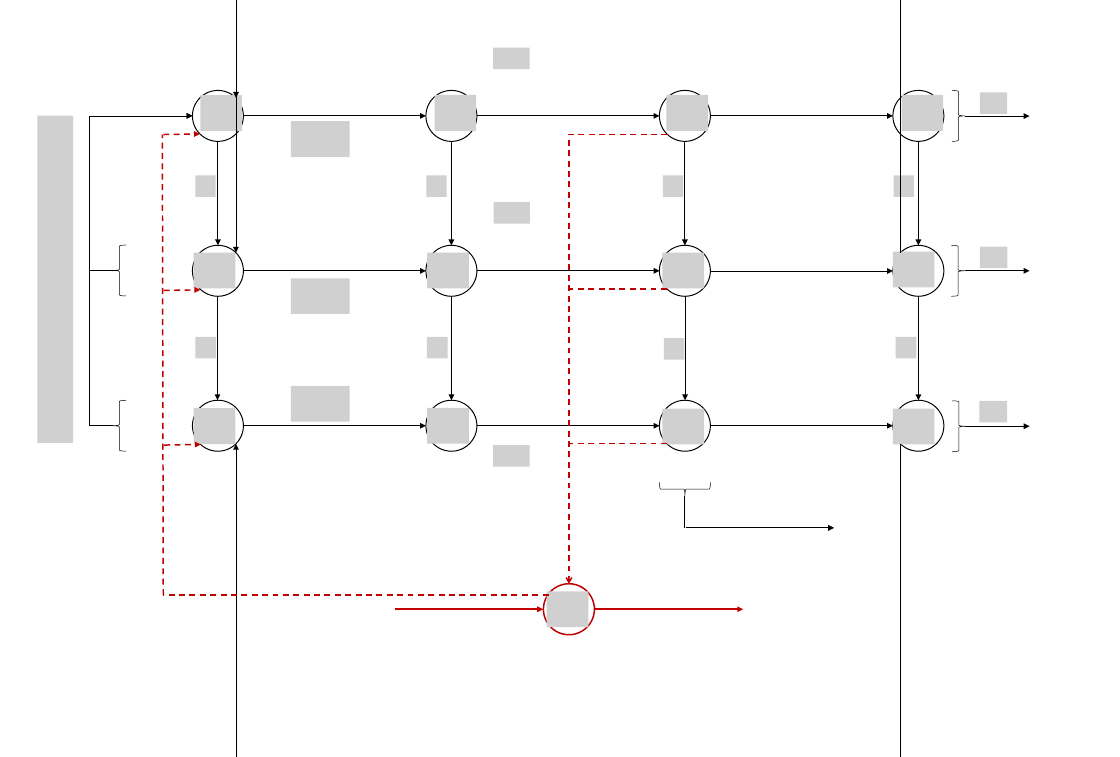
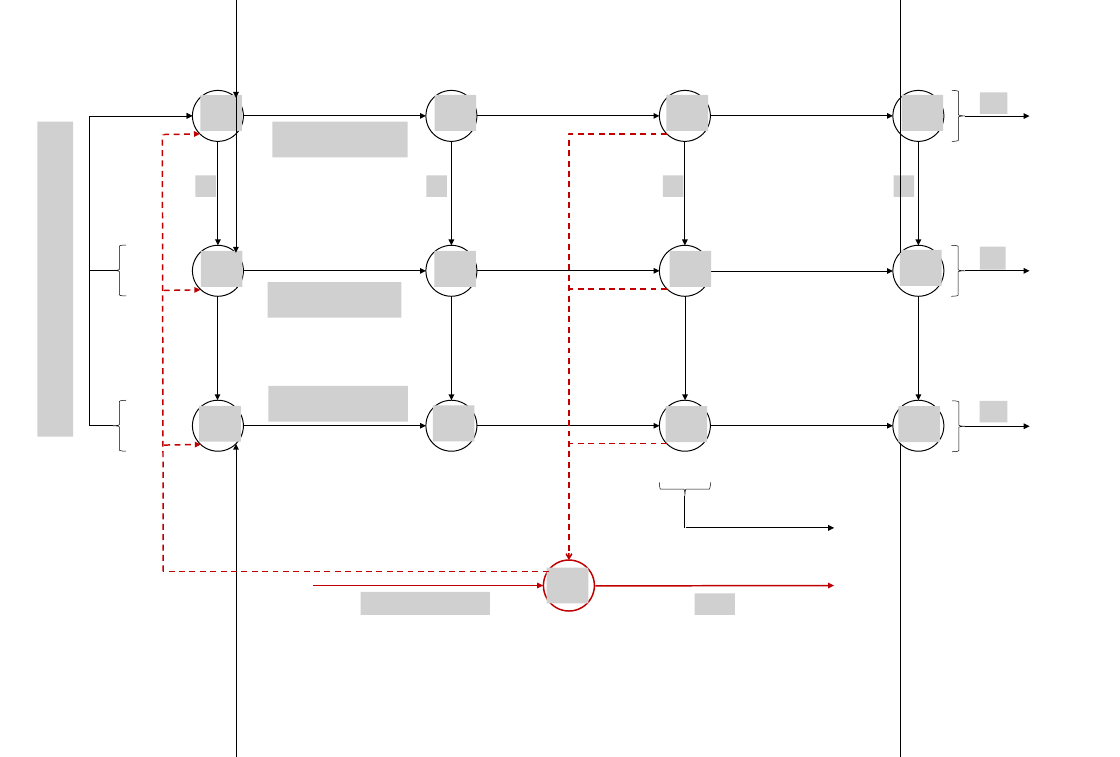
Before and after one commit to bClemot-Sc/msc-epidemiology-project, a slide deck: slide 1 of Schéma MEPI modifications.pptx. Drawn at 1120x757 pixels with LibreOffice and Linux fonts; fonts in the diff are those of the drawing; grey boxes stand for pictures; background and template pictures are left out. Boxes give left, top, right and bottom in pixels: in the first picture for what was removed or moved away, otherwise in the second. Text is boxed around its words. In the diff, an @@ line names an element or a change of style, - is before the commit and + after.

```diff
--- a/Schéma MEPI modifications.pptx
+++ b/Schéma MEPI modifications.pptx
@@ picture removed at (x1=494, y1=48, x2=530, y2=69) @@
@@ picture resized from (x1=38, y1=116, x2=74, y2=443) to (x1=37, y1=122, x2=73, y2=437) @@
@@ line moved from (164, 595) - (162, 134) to (164, 572) - (162, 134) @@
@@ picture resized from (x1=291, y1=122, x2=350, y2=157) to (x1=272, y1=122, x2=407, y2=157) @@
@@ elbow arrow moved from (667, 134) - (569, 584) to (667, 134) - (569, 560) @@
@@ picture removed at (x1=494, y1=202, x2=530, y2=223) @@
@@ picture moved from (x1=193, y1=252, x2=235, y2=288) to (x1=201, y1=251, x2=242, y2=287) @@
@@ 3 pictures moved together from (x1=193, y1=252, x2=704, y2=444) to (x1=199, y1=251, x2=711, y2=442) @@
@@ picture moved from (x1=892, y1=252, x2=934, y2=287) to (x1=900, y1=250, x2=942, y2=286) @@
@@ picture added at (x1=267, y1=282, x2=401, y2=318) @@
@@ picture removed at (x1=291, y1=279, x2=350, y2=314) @@
@@ picture removed at (x1=196, y1=337, x2=216, y2=358) @@
@@ picture removed at (x1=427, y1=337, x2=447, y2=358) @@
@@ picture removed at (x1=663, y1=338, x2=684, y2=360) @@
@@ picture removed at (x1=895, y1=337, x2=916, y2=358) @@
@@ picture added at (x1=269, y1=386, x2=408, y2=422) @@
@@ picture removed at (x1=291, y1=386, x2=350, y2=422) @@
@@ 3 pictures moved together from (x1=427, y1=408, x2=934, y2=444) to (x1=432, y1=405, x2=940, y2=442) @@
@@ picture removed at (x1=494, y1=445, x2=530, y2=466) @@
@@ 1 picture, 1 line, 1 ellipse moved together from (x1=164, y1=584, x2=594, y2=635) to (x1=164, y1=560, x2=594, y2=612) @@
@@ arrow moved from (395, 609) - (543, 609) to (314, 586) - (543, 586) @@
@@ picture added at (x1=361, y1=592, x2=490, y2=615) @@
@@ arrow moved from (594, 609) - (743, 609) to (595, 586) - (834, 586) @@
@@ picture added at (x1=695, y1=594, x2=735, y2=615) @@
```
Also in this commit, not shown: 1 other file.
